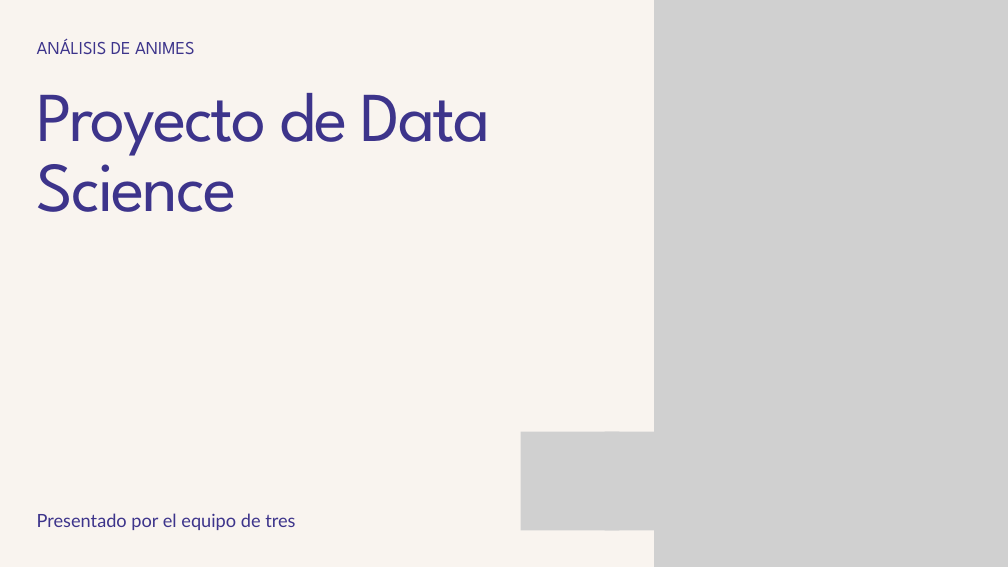
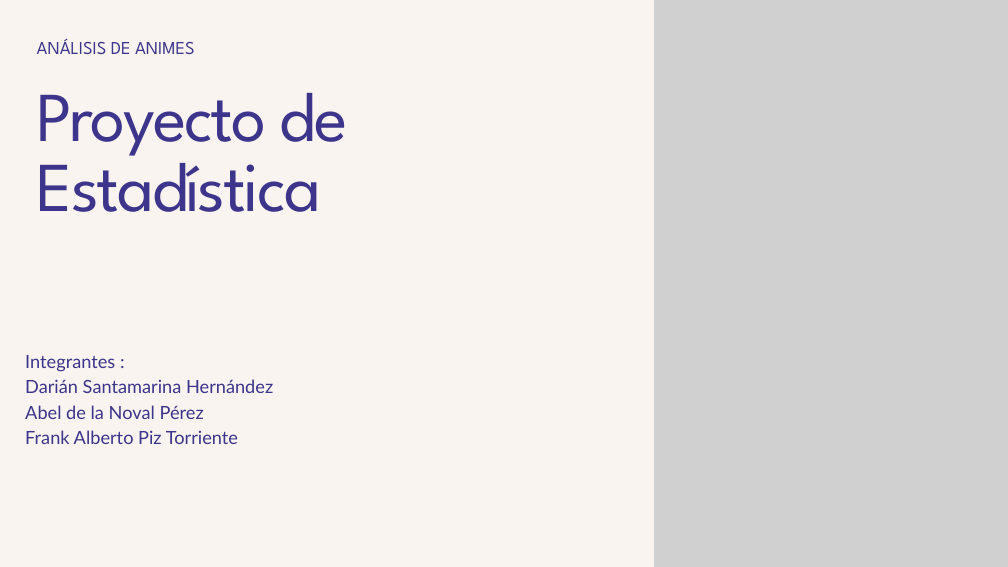
Before and after one commit to Srdariansitop/Anime-Data-Science-Project, a slide deck: slide 1 of Power Point/Presentación - Proyecto de Data Science.pptx. Drawn at 1008x567 pixels with LibreOffice and Linux fonts; fonts in the diff are those of the drawing; grey boxes stand for pictures. Boxes give left, top, right and bottom in pixels: in the first picture for what was removed or moved away, otherwise in the second. Text is boxed around its words. In the diff, an @@ line names an element or a change of style, - is before the commit and + after.

Commit message:
Update Data Science project presentation
Modified the PowerPoint presentation for the Data Science project. Changes may include updated slides, content, or formatting.

```diff
--- a/Power Point/Presentación - Proyecto de Data Science.pptx
+++ b/Power Point/Presentación - Proyecto de Data Science.pptx
@@ text at [37,93,348,212]: text changed @@
-Proyecto de Data Science
+Proyecto de Estadística
@@ text at [25,355,273,444]: text changed @@
-Presentado por el equipo de tres
+Integrantes :
+Darián Santamarina Hernández
+Abel de la Noval Pérez
+Frank Alberto Piz Torriente
@@ picture removed at [521,431,619,530] @@
@@ picture removed at [605,431,704,530] @@
```
Also in this commit, not shown: 10 slides added, 12 slides removed.
